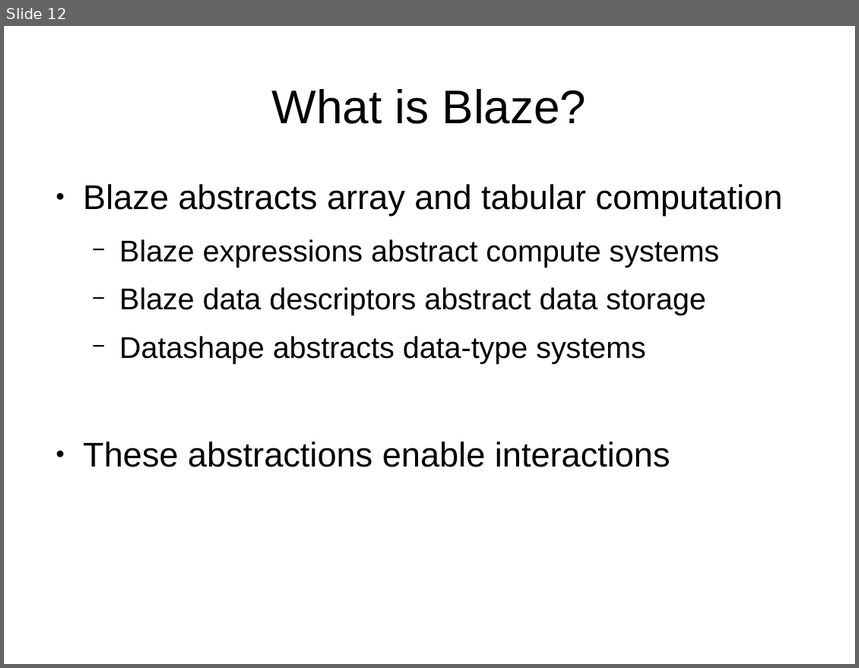
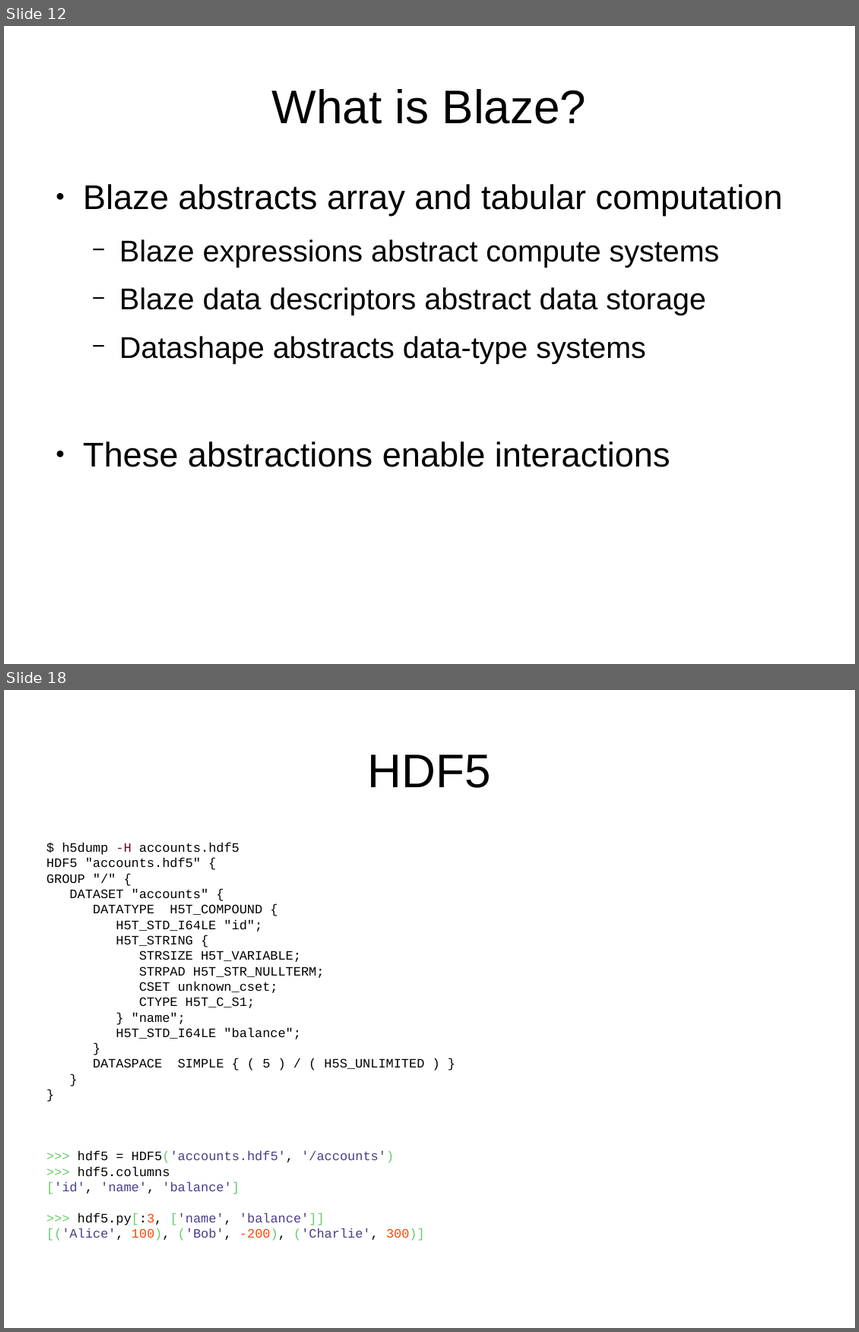
Before and after one commit to mrocklin/blaze-scipy-2014, a slide deck: SciPy2014Blaze.odp. Shown one above the other, each under a label of ours: slide 12 before the commit, slides 12 and 18 after it; the slides between them are not shown. The pictures are 859x668 and 859x1332 pixels, drawn with LibreOffice and Linux fonts; fonts in the diff are those of the drawing; background and template pictures are left out. Boxes give left, top, right and bottom in pixels: in the first picture for what was removed or moved away, otherwise in the second. Text is boxed around its words. In the diff, an @@ line names an element or a change of style, - is before the commit and + after.

```diff
--- a/SciPy2014Blaze.odp
+++ b/SciPy2014Blaze.odp
@@ slide 18 added at (4, 690, 855, 1328), background picture (left out) @@
@@ title added at (368, 755, 491, 788), 44 pt, text #000000 @@
+HDF5
@@ text added at (47, 842, 425, 1241), 12 pt, text #000000 @@
+$ h5dump -H accounts.hdf5
+HDF5 "accounts.hdf5" {
+GROUP "/" {
+DATASET "accounts" {
+DATATYPE H5T_COMPOUND {
+H5T_STD_I64LE "id";
+H5T_STRING {
+STRSIZE H5T_VARIABLE;
+STRPAD H5T_STR_NULLTERM;
+CSET unknown_cset;
+CTYPE H5T_C_S1;
+} "name";
+H5T_STD_I64LE "balance";
+}
+DATASPACE SIMPLE { ( 5 ) / ( H5S_UNLIMITED ) }
+}
+}
+>>> hdf5 = HDF5('accounts.hdf5', '/accounts')
+>>> hdf5.columns
+['id', 'name', 'balance']
+>>> hdf5.py[:3, ['name', 'balance']]
+[('Alice', 100), ('Bob', -200), ('Charlie', 300)]
```
Also in this commit, not shown: 1 slide changed, 9 other slides added.
